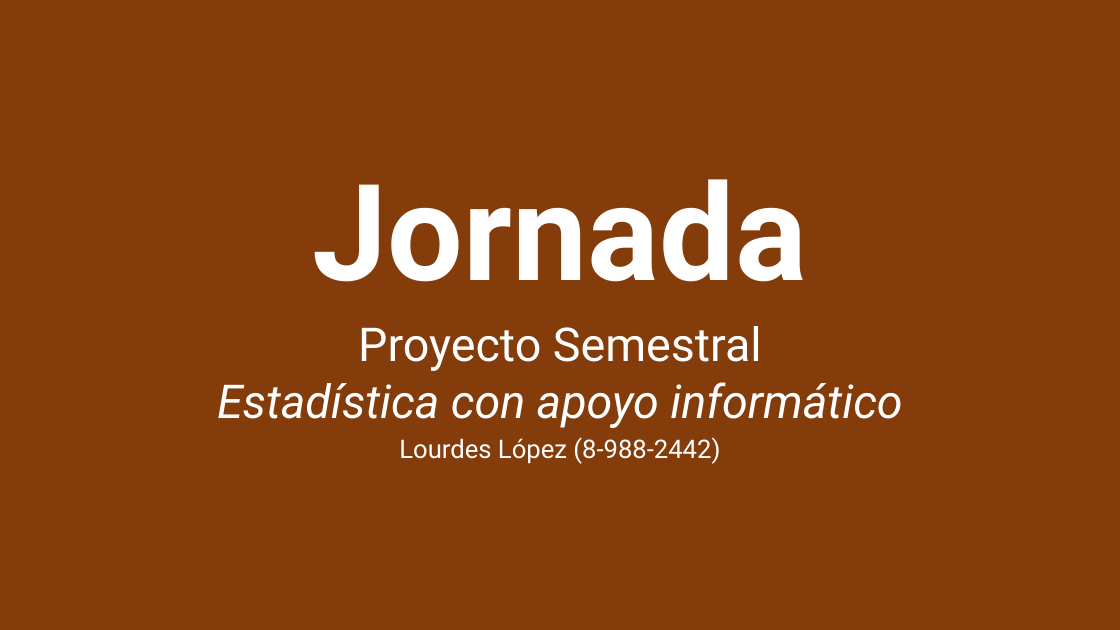
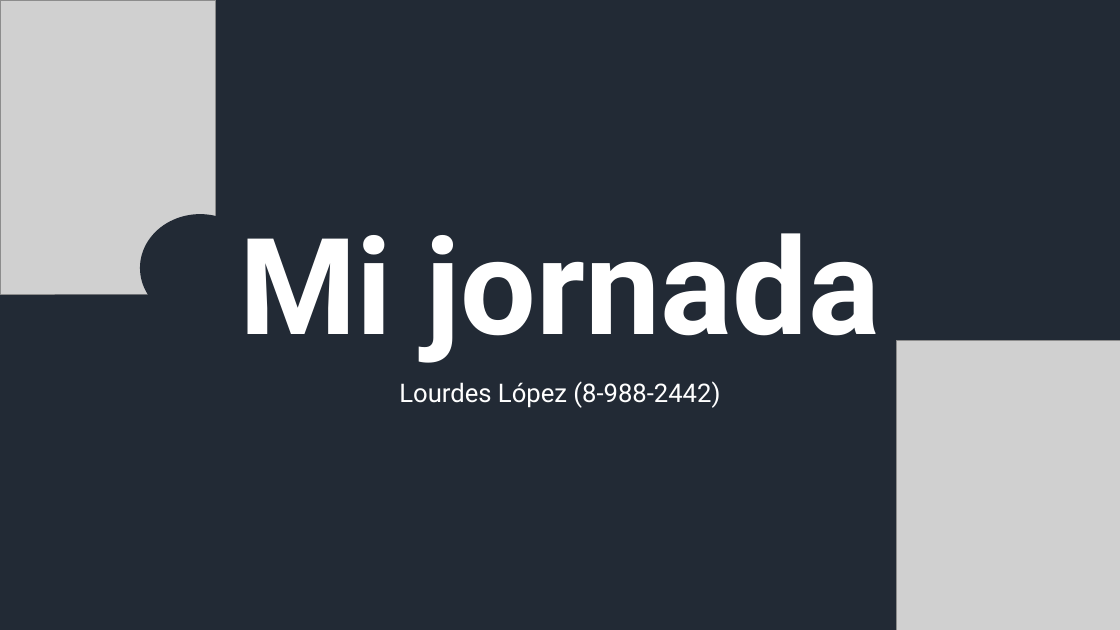
Before and after one commit to lourdsslopez/ProyectoFinalEstad-tica_LourdesLopez, a slide deck: slide 1 of BD_Estadística/JORNADA (PPT)/Jornada.pptx. Drawn at 1120x630 pixels with LibreOffice and Linux fonts; fonts in the diff are those of the drawing; grey boxes stand for pictures. Boxes give left, top, right and bottom in pixels: in the first picture for what was removed or moved away, otherwise in the second. Text is boxed around its words. In the diff, an @@ line names an element or a change of style, - is before the commit and + after.

```diff
--- a/BD_Estadística/JORNADA (PPT)/Jornada.pptx
+++ b/BD_Estadística/JORNADA (PPT)/Jornada.pptx
@@ background #843C0B to #222A35 @@
@@ picture added at bbox=[0, 0, 216, 294] @@
@@ ellipse added at bbox=[140, 214, 260, 322], fill #222A35 @@
@@ title at bbox=[240, 233, 880, 363]: text changed @@
-Jornada
+Mi jornada
@@ subtitle at bbox=[217, 326, 902, 428]: paragraphs removed @@
-Proyecto Semestral
-Estadística con apoyo informático
@@ picture added at bbox=[897, 340, 1120, 630] @@
@@ subtitle "Lourdes López (8-988-2442)": place and size @@
-subtitle "Lourdes López (8-988-2442)" at bbox=[217, 326, 902, 464]
+subtitle "Lourdes López (8-988-2442)" at bbox=[399, 381, 720, 408]
@@ subtitle "Lourdes López (8-988-2442)" at bbox=[399, 381, 720, 408]: line spacing 0.8 to 0.9 @@
```
Also in this commit, not shown: 5 other slides changed, 2 slides added.
